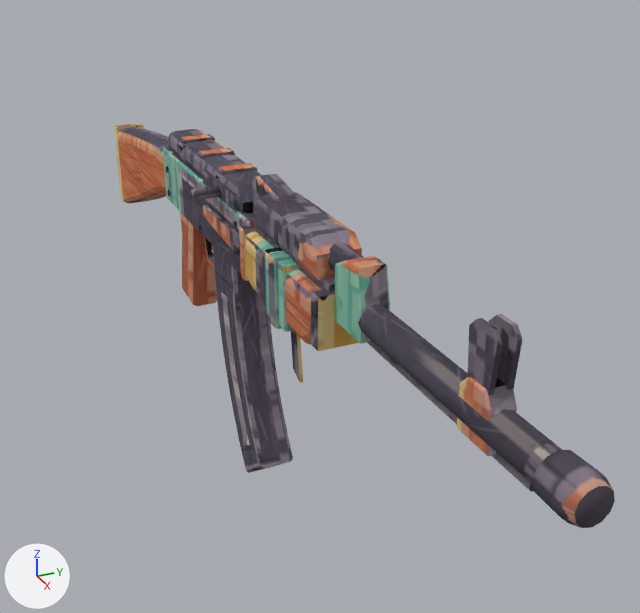
The FBX model desert-fps/assets/out/rifle/rifle.fbx as it was, and as the next commit left it.
Both versions are drawn from a 50 mm camera at (0.0323, -0.00931, 0.01104) aimed at (0.00665, 0.00224, -0.00178). Every picture has the same lights, and +X, +Y and +Z are marked at lower left. The picture after the commit comes second. Where no turn or scale is listed for an object, it has been applied to the vertices.

The older version as bpy lines, for what is in view:
```python
me_rifle = bpy.data.meshes.new('rifle')
me_rifle.from_pydata(...)  # 926 vertices, 1676 faces; spans x -0.0116..0.023, y -0.0018..0.0011, z -0.0082..0.0038
me_rifle.materials.append(mat_rifle)  # picture img_rifle_png
ob_rifle = bpy.data.objects.new('rifle', me_rifle)
ob_rifle.location = (0.0, 0.0, 0.0)
```
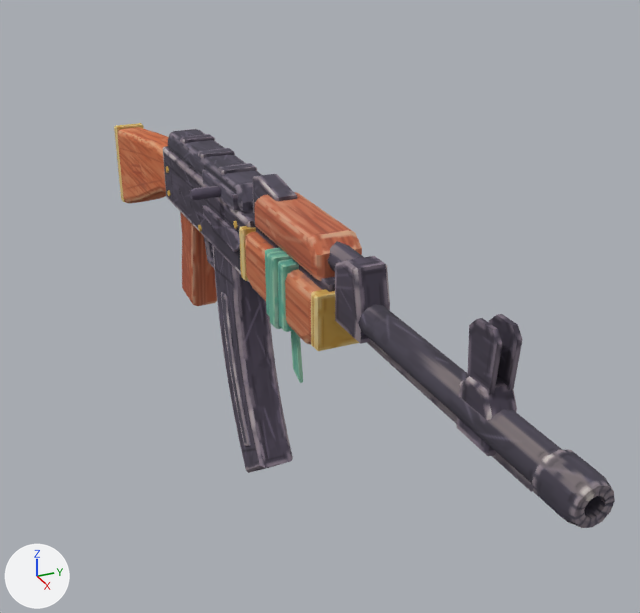
Changed parts and their boxes [x1, y1, x2, y2] in the pictures (640 x 613 px):
part 1 of me_rifle, cut back
    before: [533, 450, 615, 528]
    after: [532, 450, 615, 528]
part 2 of me_rifle, surface changed
    both: [114, 123, 607, 523]

Patch to the scene script:
```diff
--- a/desert-fps/assets/out/rifle/rifle.fbx.py
+++ b/desert-fps/assets/out/rifle/rifle.fbx.py
@@ me_rifle @@
 # used by ob_rifle; location = (0.0, 0.0, 0.0)
-me_rifle.from_pydata(...)  # 926 vertices, 1676 faces; spans x -0.0116..0.023, y -0.0018..0.0011, z -0.0082..0.0038
+me_rifle.from_pydata(...)  # 974 vertices, 1772 faces; spans x -0.0116..0.023, y -0.0018..0.0011, z -0.0082..0.0038
+# me_rifle part 1
+# 44 faces are deleted
+# 12 vertices are added at x 0.0219, y -0.0002..0.0002, z 0.0015..0.0019
+# 12 new vertices lie (0.0011, 0.0, 0.0) away from vertices in x 0.0219, y -0.0002..0.0002, z 0.0015..0.0019
+# 96 new faces join them
+# me_rifle part 2: 1264 kept faces spanning x -0.0116..0.023, y -0.0018..0.0011, z -0.0082..0.0038 get new texture (UV) coordinates
+# other edits to the shape of me_rifle do not show in these pictures
 me_rifle.materials.append(mat_rifle)
```
